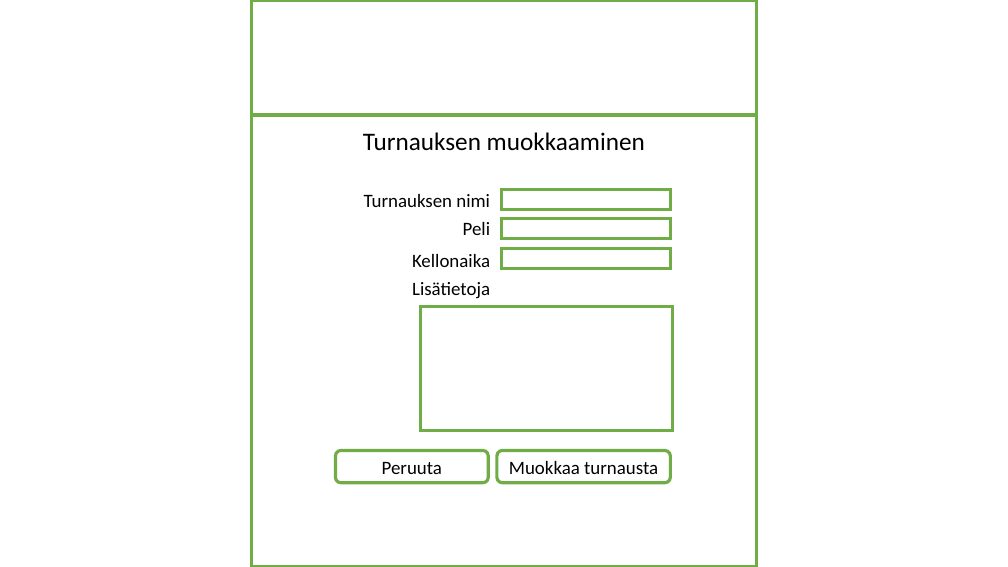
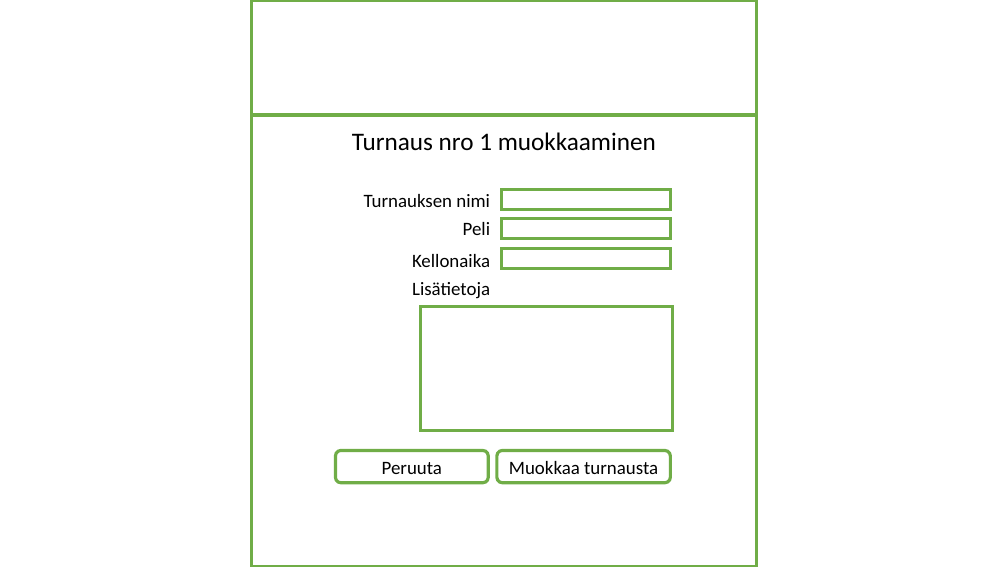
Before and after one commit to otsku/leenankurssi, a slide deck: slide 8 of laniprojekti/Käyttötapaukset.pptx (slide 9 before the commit). Drawn at 1008x567 pixels with LibreOffice and Linux fonts; fonts in the diff are those of the drawing. Boxes give left, top, right and bottom in pixels: in the first picture for what was removed or moved away, otherwise in the second. Text is boxed around its words. In the diff, an @@ line names an element or a change of style, - is before the commit and + after.

```diff
--- a/laniprojekti/Käyttötapaukset.pptx
+++ b/laniprojekti/Käyttötapaukset.pptx
@@ text in rectangle at <box>352,132,656,151</box>: text changed @@
-Turnauksen muokkaaminen
+Turnaus nro 1 muokkaaminen
```
Also in this commit, not shown: 2 other slides changed, 2 other files.
